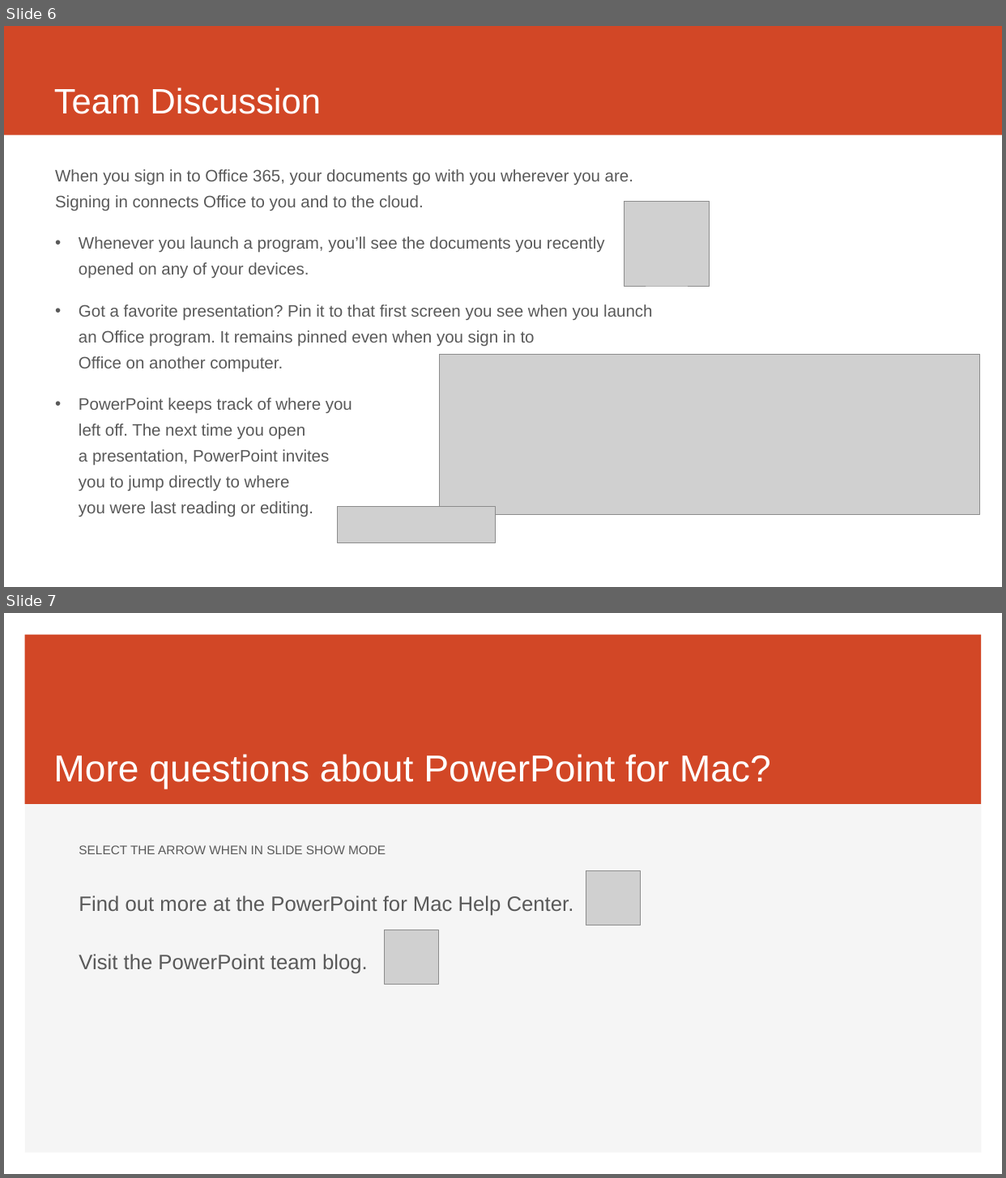
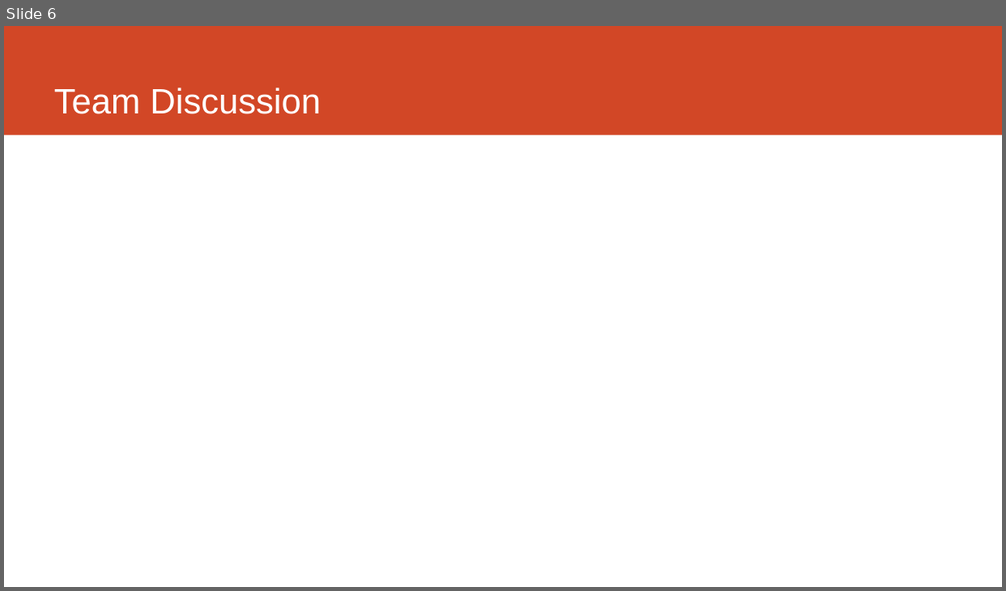
Before and after one commit to x-tb/chatbotmanager, a slide deck: Presentasi Materi Project Chatbot Manager Python PHP.pptx. Shown one above the other, each under a label of ours: slides 6 and 7 before the commit, slide 6 after it. The pictures are 1006x1178 and 1006x591 pixels, drawn with LibreOffice and Linux fonts; fonts in the diff are those of the drawing; grey boxes stand for pictures. Boxes give left, top, right and bottom in pixels: in the first picture for what was removed or moved away, otherwise in the second. Text is boxed around its words. In the diff, an @@ line names an element or a change of style, - is before the commit and + after.

```diff
--- a/Presentasi Materi Project Chatbot Manager Python PHP.pptx
+++ b/Presentasi Materi Project Chatbot Manager Python PHP.pptx
@@ slide 7 removed at bbox=[4, 613, 1002, 1174], background #FFFFFF @@
@@ rectangle removed at bbox=[25, 635, 982, 1153] @@
@@ rectangle removed at bbox=[25, 635, 982, 805] @@
@@ title removed at bbox=[53, 754, 771, 790] @@
-More questions about PowerPoint for Mac?
@@ text removed at bbox=[79, 845, 386, 854] @@
-SELECT THE ARROW WHEN IN SLIDE SHOW MODE
@@ picture removed at bbox=[586, 871, 641, 925] @@
@@ text removed at bbox=[79, 896, 574, 974] @@
-Find out more at the PowerPoint for Mac Help Center.
-Visit the PowerPoint team blog.
@@ picture removed at bbox=[385, 931, 438, 984] @@
@@ slide 6 changed as well @@
@@ text removed at bbox=[55, 169, 652, 518] @@
-When you sign in to Office 365, your documents go with you wherever you are.
-Signing in connects Office to you and to the cloud.
-• Whenever you launch a program, you’ll see the documents you recently
-  opened on any of your devices.
-• Got a favorite presentation? Pin it to that first screen you see when you launch an Office program. It remains pinned even when you sign in to
-  Office on another computer.
-• PowerPoint keeps track of where you
-  left off. The next time you open
-  a presentation, PowerPoint invites
-  you to jump directly to where
-  you were last reading or editing.
@@ picture removed at bbox=[624, 201, 710, 286] @@
@@ picture removed at bbox=[439, 355, 979, 515] @@
@@ picture removed at bbox=[337, 507, 495, 544] @@
```
Also in this commit, not shown: 3 other slides changed, 3 slides added, 2 other slides removed.
